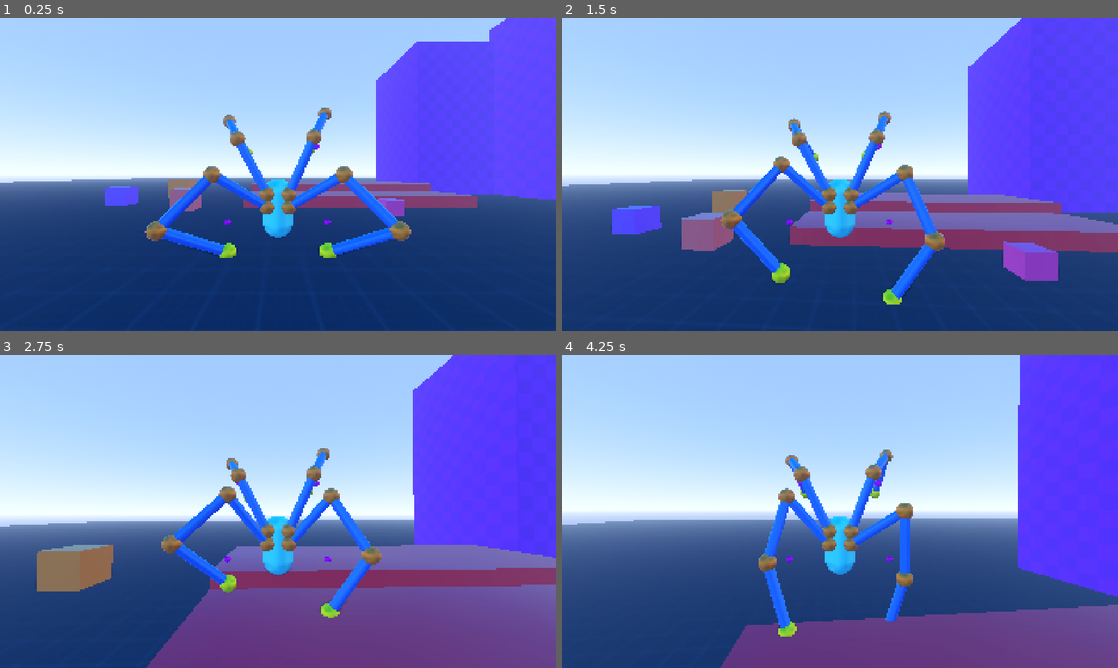
Above: before the commit, frames 1-4 (two rows, left to right).
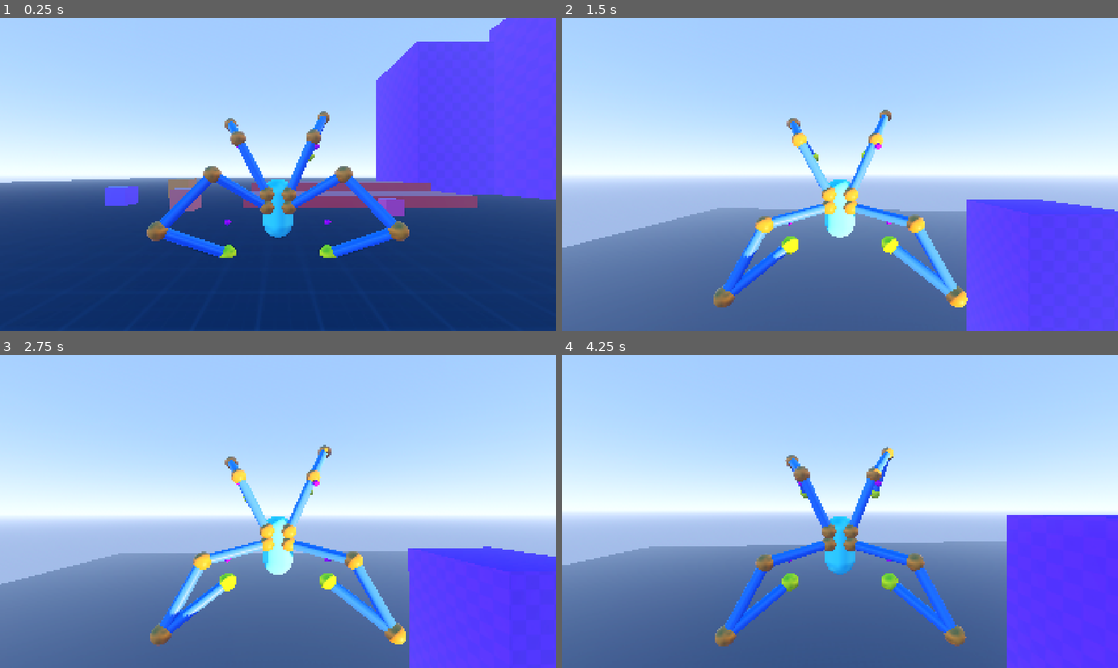
Above: after the commit, the same moments.

Repository: lliamsymonds04/doc-oc
Game: Godot game, scene res://main.tscn
Same seed, same stepped clock (60 frames per second), same inputs: the game is played once before the commit and once after it.
Inputs (mouse positions are in pixels of both pictures, inside the frame that each line leads up to):
- Up to frame 1 (0.25 s): no input
- Up to frame 2 (1.5 s): move the mouse to (867, 174) at 0.52 s; hold W (forward) from 0.53 s (still down); tap Space (jump) at 0.6, 0.77, 1.07, 1.35 s; move the mouse to (812, 174) at 1.27 s
- Up to frame 3 (2.75 s): keep holding W (forward); tap Space (jump) at 1.52, 1.82, 2.1 s; move the mouse to (289, 505) at 2.02 s
- Up to frame 4 (4.25 s): keep holding W (forward); move the mouse to (834, 517) at 2.77 s; tap Space (jump) at 2.85, 3.02, 3.32, 3.6, 3.77, 4.07 s; move the mouse to (878, 514) at 3.52 s

The runs differ from the first frame. In frame 1, 0.8% of the frame differs, in the area x 2-97%, y 0-77%; in frame 2, 62%, in the area x 0-100%, y 0-100%; in frame 3, 62%; in frame 4, 52%.

Commit message:
spike: basic jump and some air behaviour logic

Diff:
--- a/main.tscn
+++ b/main.tscn
@@ -136,7 +136,7 @@
 
 [node name="CharacterBody3D" parent="." unique_id=1831706131 instance=ExtResource("1_ig7tw")]
 transform = Transform3D(1, 0, 0, 0, 1, 0, 0, 0, 1, -15.682001, 0.08204651, 21.104301)
-jump_velocity = 7.0
+jump_velocity = 30.0
 
 [node name="WorldEnvironment" type="WorldEnvironment" parent="." unique_id=415060811]
 environment = SubResource("Environment_m2c1y")
--- a/systems/inverse_kinematics/arm_mount.gd
+++ b/systems/inverse_kinematics/arm_mount.gd
@@ -37,17 +37,13 @@
 		push_error("vertical and horizontal mount must be set")
 		return null
 
-	target_world = ground_probe.global_position
-	_cached_target_world = target_world
-
 	arm = BasicArm.new()
 	arm.name = "arm_%s" % name
 	arm.is_leg = is_leg
-	arm.target_world = target_world
 	arm.position = Vector3.ZERO
-	arm.target = to_local(target_world)
 	arm.pole = pole
 	add_child(arm)
+	set_target(ground_probe.global_position)
 
 	_cast_sphere = SphereShape3D.new()
 	_cast_sphere.radius = raycast_config.shape_cast_radius
@@ -55,7 +51,10 @@
 	return arm
 
 func compute_idle_target() -> Vector3:
-	var idle_pos = to_local(idle_target.global_position)
+	if idle_target == null:
+		return ground_probe.position
+
+	var idle_pos = idle_target.position
 	var t := _sway_time * idle_sway_speed
 	if idle_sway_x != 0.0:
 		idle_pos += Vector3.RIGHT * sin(t + sway_phase) * idle_sway_x
@@ -68,8 +67,7 @@
 
 	if arm.is_stepping:
 		arm.advance_step(dt)
-		target_world = arm.target_world
-		_cached_target_world = target_world
+		sync_from_arm()
 		return
 
 	if is_leg:
@@ -82,8 +80,7 @@
 			var disp := (hit_pos - _cached_target_world).length()
 			if disp > raycast_config.max_target_displacement:
 				step_target = hit_pos
-		arm.target = to_local(_cached_target_world)
-		arm.target_world = _cached_target_world
+		set_target(_cached_target_world)
 	elif idle_target != null:
 		arm.target = compute_idle_target()
 
@@ -104,8 +101,7 @@
 	step_target = null
 	# Use arm's world pos as authority — mount.target_world can be stale
 	# if the arm was advanced directly via WallClimbState (no mount sync).
-	_cached_target_world = arm.target_world
-	target_world = _cached_target_world
+	sync_from_arm()
 	if hit != null:
 		# keep wall_surface_normal in sync with what we actually grip
 		wall_surface_normal = hit.normal
@@ -116,12 +112,23 @@
 	elif not arm.is_stepping:
 		# not touching anything and not mid-step: not a valid grip
 		wall_surface_normal = Vector3.ZERO
-	arm.target = to_local(_cached_target_world)
+	set_target(_cached_target_world)
 	return hit
 
 func get_surface_hit(from: Vector3, direction: Vector3, distance: float) -> Variant:
 	var space := get_world_3d().direct_space_state
 	return RaycastUtil.shape_cast(space, _cast_sphere, from, direction * distance, ~2)
 
+func set_target(world_pos: Vector3) -> void:
+	target_world = world_pos
+	_cached_target_world = world_pos
+	if arm:
+		arm.target_world = world_pos
+		arm.target = to_local(world_pos)
+
+func sync_from_arm() -> void:
+	if arm:
+		set_target(arm.target_world)
+
 func set_apply_floor(should_apply: bool) -> void:
 	arm.solver.should_apply_floor = should_apply
--- a/systems/player/player.tscn
+++ b/systems/player/player.tscn
@@ -27,6 +27,7 @@
 [node name="Player" type="CharacterBody3D" unique_id=1831706131 node_paths=PackedStringArray("arm_mounts", "leg_mounts")]
 collision_layer = 2
 script = ExtResource("1_ktl23")
+jump_velocity = 1000.0
 arm_mounts = [NodePath("Hitbox/ArmTopRight"), NodePath("Hitbox/ArmTopLeft")]
 leg_mounts = [NodePath("Hitbox/ArmRight"), NodePath("Hitbox/ArmLeft")]
 raycast_config = SubResource("Resource_dwurs")
--- a/systems/player/player_controller.gd
+++ b/systems/player/player_controller.gd
@@ -49,7 +49,6 @@
 	_states[StateID.AIR] = AirState.new(self)
 	_current = _states[StateID.GROUNDED]
 
-## All mounts (legs first) in the pre-refactor scene order (ArmRight, ArmLeft, ArmTopRight, ArmTopLeft).
 func all_mounts() -> Array[ArmMount]:
 	return leg_mounts + arm_mounts
 
--- a/systems/player/states/air_state.gd
+++ b/systems/player/states/air_state.gd
@@ -1,12 +1,24 @@
 class_name AirState
 extends PlayerState
 
+func enter() -> void:
+	var p := player
+
+	for mount in p.all_mounts():
+		var idle_pos = mount.compute_idle_target()
+
+		mount.arm.target = idle_pos
+		mount.set_apply_floor(false)
 
 func physics_update(dt: float) -> void:
 	var p := player
 
 	p.velocity += p.get_gravity() * dt
 
+	p.rotation.y = p.spring_arm.global_rotation.y
+	p.spring_arm.rotation.y = 0.0
+
+	var mount_hit_positions: Dictionary
 
 	var probe_hits := 0
 	for mount in p.leg_mounts:
@@ -14,6 +26,24 @@
 		var hit = mount.get_surface_hit(probe_pos, Vector3.DOWN, p.raycast_config.step_raycast_distance)
 		if hit:
 			probe_hits += 1
+			mount_hit_positions[mount] = hit["position"]
 
-	if probe_hits > 0:
+	for mount in p.all_mounts():
+		mount.arm.target = mount.compute_idle_target()
+
+	if probe_hits >= 1:
+		for mount in p.leg_mounts:
+			# Plant at the actual ground contact instead of the current tip, so the
+			# first update_step finds no displacement and doesn't start a landing step.
+			if mount_hit_positions.has(mount):
+				var hit_pos: Vector3 = mount_hit_positions[mount]
+				if hit_pos:
+					mount.set_target(hit_pos)
+
+			else:
+				mount.sync_from_arm()
+
+		for mount in p.arm_mounts:
+			mount.set_target(mount.compute_idle_target())
+
 		p.set_state(p.StateID.GROUNDED)
--- a/systems/player/states/grounded_state.gd
+++ b/systems/player/states/grounded_state.gd
@@ -8,7 +8,13 @@
 
 	for mount in p.arm_mounts:
 		if mount.idle_target:
-			mount.arm.start_step(mount.to_global(mount.compute_idle_target()))
+			var idle_pos := mount.compute_idle_target()
+			var end_effector_pos := mount.arm.solver.get_end_effector()
+			var dist := (idle_pos - end_effector_pos).length()
+			if dist > 0.5:
+				mount.arm.start_step(mount.to_global(idle_pos))
+			else:
+				mount.sync_from_arm()
 
 func physics_update(dt: float) -> void:
 	var p := player
@@ -41,6 +47,10 @@
 
 	if p.wall_climb_debounce > 0.0:
 		p.wall_climb_debounce -= dt
+
+	if Input.is_action_just_pressed("jump"):
+		p.velocity.y = p.jump_velocity
+		p.set_state(p.StateID.AIR)
 
 func _update_legs(dt: float) -> void:
 	var p := player
Not shown, changed: .zed/settings.json
Not shown: 1 places in main.tscn that only renumber resources
